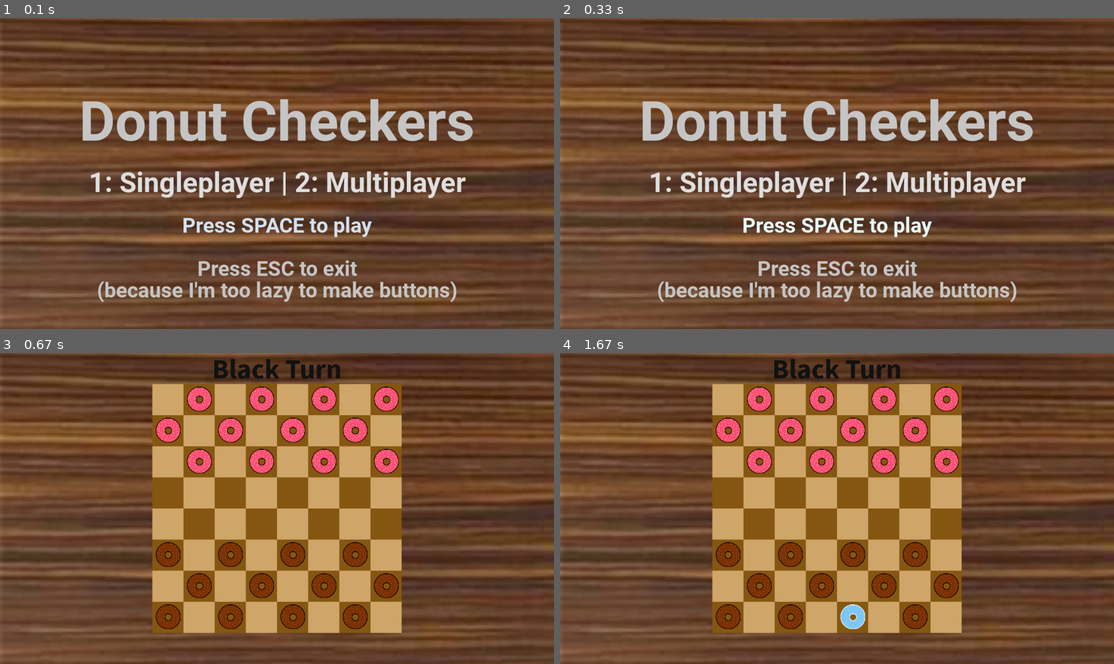
Above: before the commit, frames 1-4 (two rows, left to right).
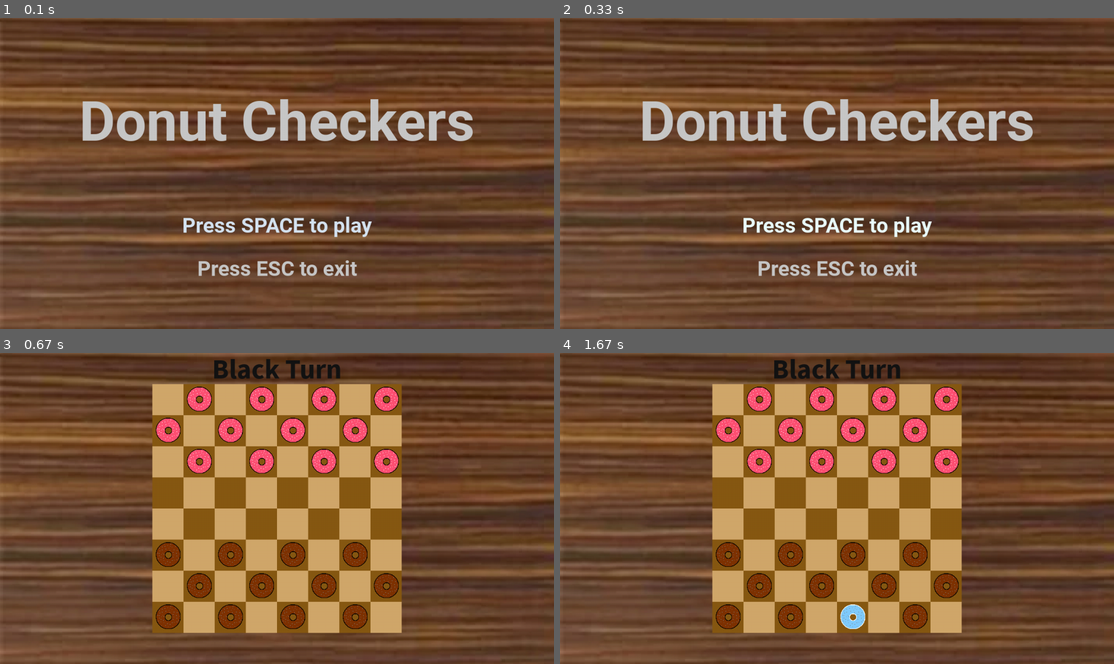
Above: after the commit, the same moments.

Repository: SeriousGuy888/pygame-checkers
Game: pygame game, started from __main__.py
Same seed, same stepped clock (60 frames per second), same inputs: the game is played once before the commit and once after it.
Inputs (mouse positions are in pixels of both pictures, inside the frame that each line leads up to):
- Up to frame 1 (0.1 s): no input
- Up to frame 2 (0.33 s): no input
- Up to frame 3 (0.67 s): tap Space at 0.33 s
- Up to frame 4 (1.67 s): press the mouse at (859, 611) at 1.2 s; move the mouse to (759, 530) at 1.3 s; release the mouse at (659, 449) at 1.43 s

The runs differ from the first frame. In frame 1, 3.7% of the frame differs, in the area x 16-85%, y 49-92%; in frame 2, 3.7%; in frame 3, nothing differs; in frame 4, nothing differs.

Commit message:
cleaned up main menu

Diff:
--- a/__main__.py
+++ b/__main__.py
@@ -136,16 +136,16 @@
             title_y = SCREEN_HEIGHT // 3
 
             title = show_text.show_text(roboto_bold, 128, boring_colour, (SCREEN_WIDTH // 2, title_y), "Donut Checkers")
-            player_amount = show_text.show_text(roboto_bold, 64, other_colour, (SCREEN_WIDTH // 2, SCREEN_HEIGHT // 3 * 2 - 100), "1: Singleplayer | 2: Multiplayer")
+            # player_amount = show_text.show_text(roboto_bold, 64, other_colour, (SCREEN_WIDTH // 2, SCREEN_HEIGHT // 3 * 2 - 100), "1: Singleplayer | 2: Multiplayer")
             start = show_text.show_text(roboto_bold, 48, start_colour, (SCREEN_WIDTH // 2, SCREEN_HEIGHT // 3 * 2), "Press SPACE to play")
             exiting = show_text.show_text(roboto_bold, 48, boring_colour, (SCREEN_WIDTH // 2, SCREEN_HEIGHT // 3 * 2 + 100), "Press ESC to exit")
-            buttons = show_text.show_text(roboto_bold, 48, boring_colour, (SCREEN_WIDTH // 2, SCREEN_HEIGHT // 3 * 2 + 150), "(because I'm too lazy to make buttons)")
+            # buttons = show_text.show_text(roboto_bold, 48, boring_colour, (SCREEN_WIDTH // 2, SCREEN_HEIGHT // 3 * 2 + 150), "(because I'm too lazy to make buttons)")
 
             screen.blit(title["text"], title["rect"])
-            screen.blit(player_amount["text"], player_amount["rect"])
+            # screen.blit(player_amount["text"], player_amount["rect"])
             screen.blit(start["text"], start["rect"])
             screen.blit(exiting["text"], exiting["rect"])
-            screen.blit(buttons["text"], buttons["rect"])
+            # screen.blit(buttons["text"], buttons["rect"])
         if game_state == 1:
             for loop_square in squares: # process all the squares
                 loop_square.render()
